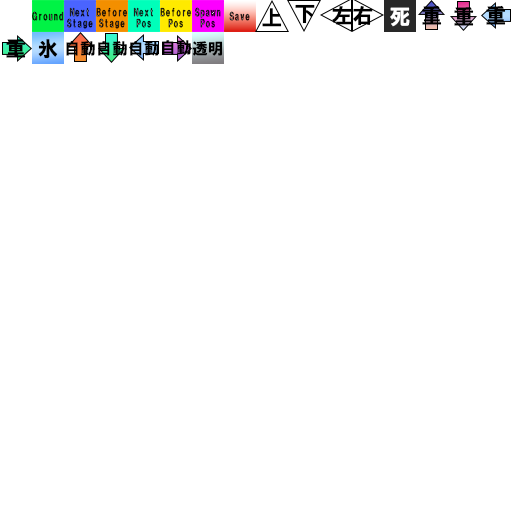
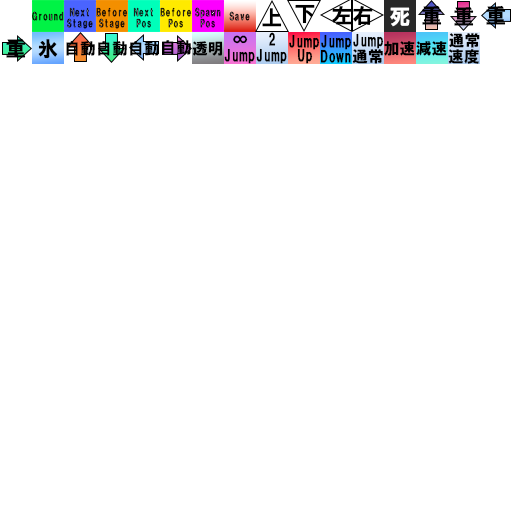
Before/after of a 512x512 layered artwork. What changed in the layer stack:
added group "減速" (1st of 2) with 2 layers above "通常速度" over [416,32,448,64]
added layer "減速" (2nd of 2, in "減速") in group "減速" over [416,41,447,56]
added layer "レイヤー 27" in group "減速" over [416,32,448,64]
added group "通常速度" with 3 layers above "ジャンプ力アップ" over [448,32,480,64]
added layer "速度" in group "通常速度" over [448,49,479,64]
added layer "通常" (1st of 2, in "通常速度") in group "通常速度" over [449,33,480,48]
added layer "レイヤー 26" in group "通常速度" over [448,32,480,64]
added group "ジャンプ力アップ" with 3 layers above "ジャンプ力ダウン" over [288,32,320,64]
added layer "Jump" (1st of 5, in "ジャンプ力アップ") in group "ジャンプ力アップ" over [289,34,320,50]
added layer "レイヤー 25" in group "ジャンプ力アップ" over [288,32,320,64]
added group "ジャンプ力ダウン" with 3 layers above "ジャンプ力通常" over [320,32,352,64]
added layer "Jump" (2nd of 5, in "ジャンプ力ダウン") in group "ジャンプ力ダウン" over [321,34,352,50]
added layer "レイヤー 24" in group "ジャンプ力ダウン" over [320,32,352,64]
added group "ジャンプ力通常" with 3 layers above "2ジャンプ" over [352,32,384,64]
added layer "Jump" (3rd of 5, in "ジャンプ力通常") in group "ジャンプ力通常" over [353,33,384,49]
added layer "レイヤー 23" in group "ジャンプ力通常" over [352,32,384,64]
added group "2ジャンプ" with 3 layers above "∞ジャンプ" over [256,32,288,64]
added layer "Jump" (4th of 5, in "2ジャンプ") in group "2ジャンプ" over [256,48,287,64]
added layer "レイヤー 22" in group "2ジャンプ" over [256,32,288,64]
added group "∞ジャンプ" with 3 layers above "加速" over [224,32,256,64]
added layer "Jump" (5th of 5, in "∞ジャンプ") in group "∞ジャンプ" over [224,48,255,64]
added layer "レイヤー 21" in group "∞ジャンプ" over [224,32,256,64]
added group "加速" (1st of 2) with 2 layers above "透明ブロック" over [384,32,416,64]
added layer "レイヤー 19" in group "加速" over [384,32,416,64]
…and 6 more changes (6 added)
